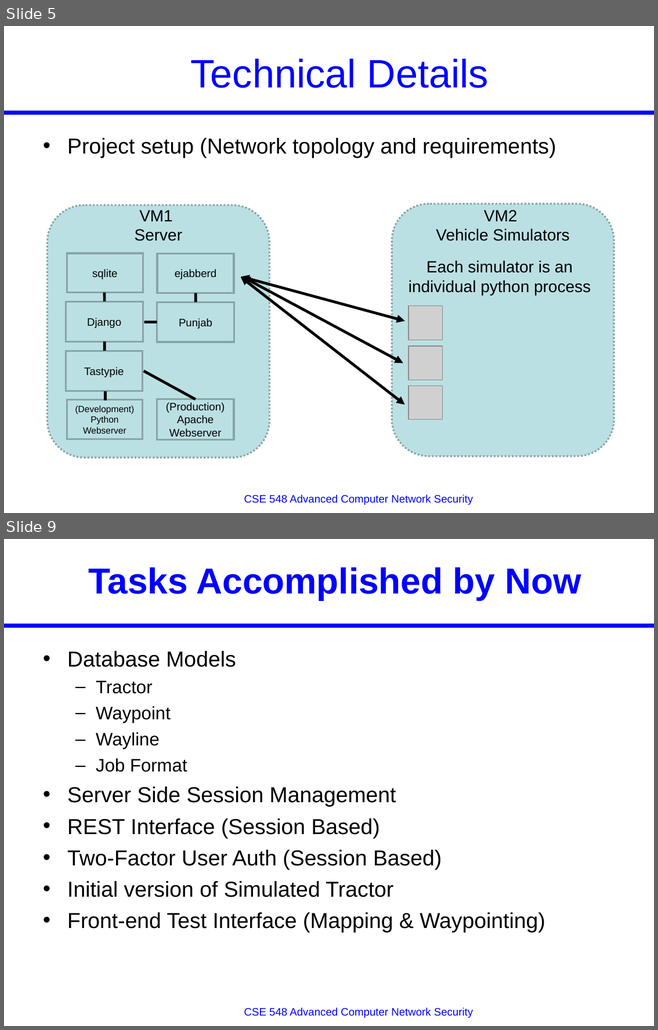
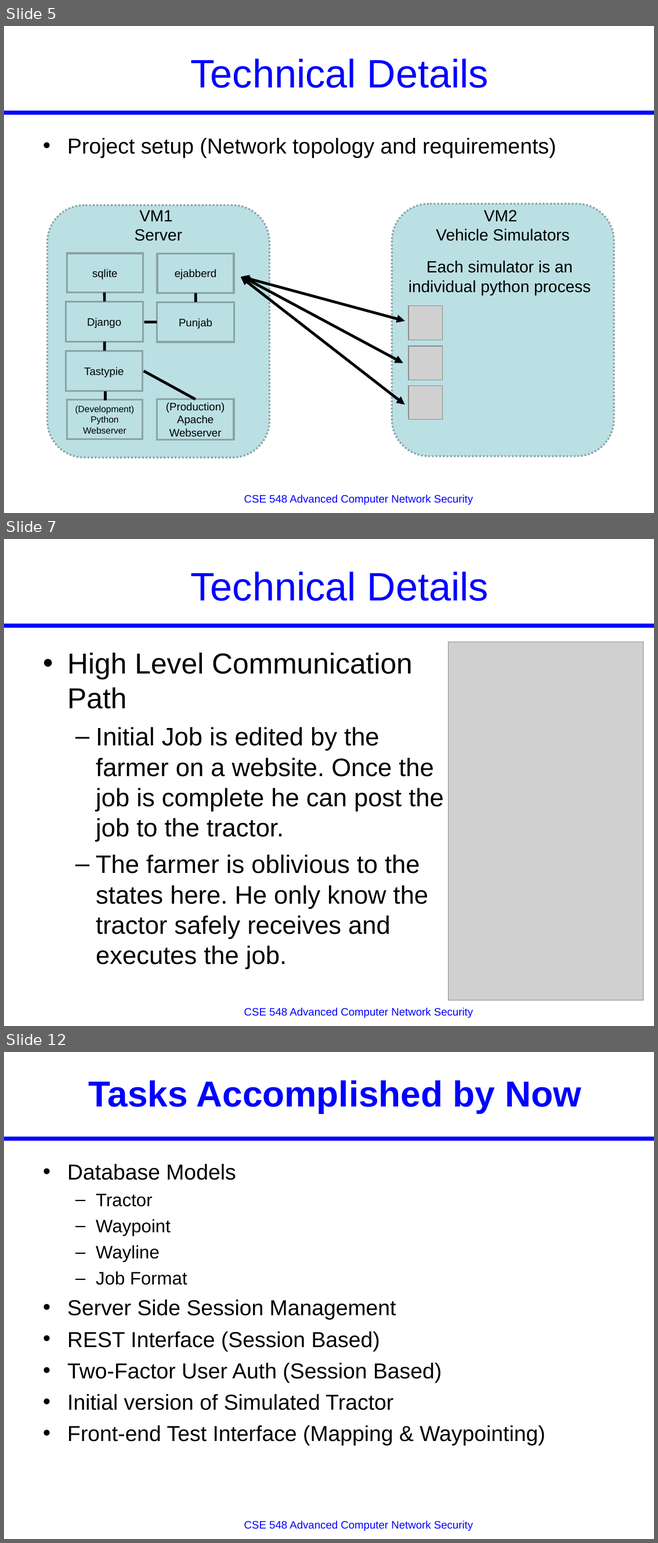
Before and after one commit to JeremyLWright/cse548, a slide deck: midterm/Presentation_Template.ppt. Shown one above the other, each under a label of ours: slides 5 and 9 before the commit, slides 5, 7 and 12 after it; the slides between them are not shown. The pictures are 658x1030 and 658x1543 pixels, drawn with LibreOffice and Linux fonts; fonts in the diff are those of the drawing; grey boxes stand for pictures. Boxes give left, top, right and bottom in pixels: in the first picture for what was removed or moved away, otherwise in the second. Text is boxed around its words. In the diff, an @@ line names an element or a change of style, - is before the commit and + after.

```diff
--- a/midterm/Presentation_Template.ppt
+++ b/midterm/Presentation_Template.ppt
@@ slide 7 added at [4, 539, 654, 1026], background #FFFFFF; not listed: 2 template elements that a slide beside it also shows @@
@@ title added at [191, 571, 488, 601], 44 pt, text #0000FF @@
+Technical Details
@@ picture added at [448, 642, 643, 1000] @@
@@ text added at [67, 653, 443, 969], 28 pt, text #000000 @@
+• High Level Communication Path
+  – Initial Job is edited by the farmer on a website. Once the job is complete he can post the job to the tractor.
+  – The farmer is oblivious to the states here. He only know the tractor safely receives and executes the job.
@@ what was slide 9 is now slide 12 @@
```
Also in this commit, not shown: 2 slides changed, 6 other slides added, 4 slides removed.
